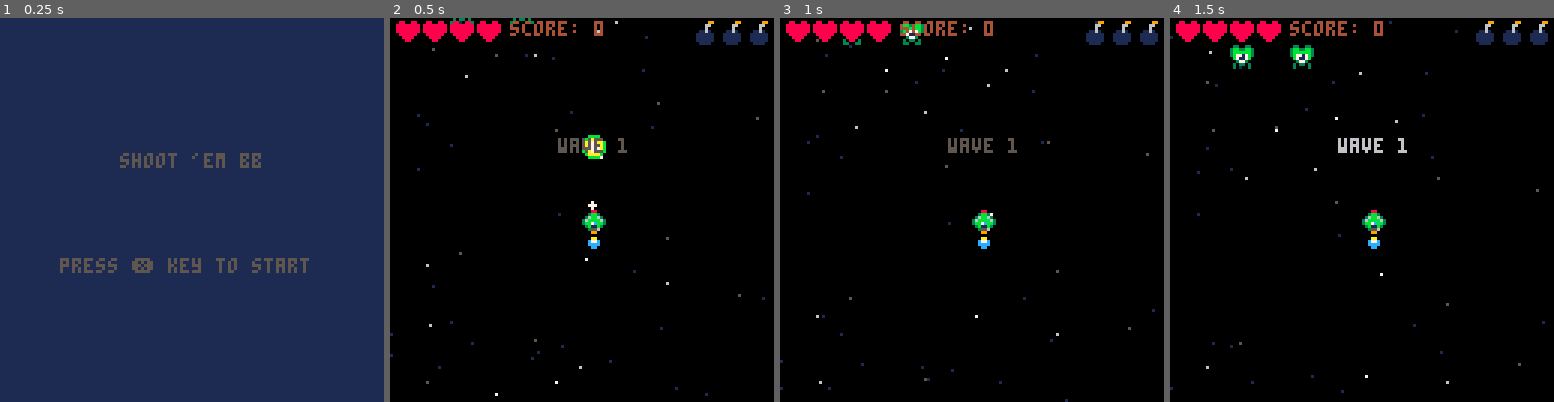
Above: before the commit, frames 1-4 (left to right).
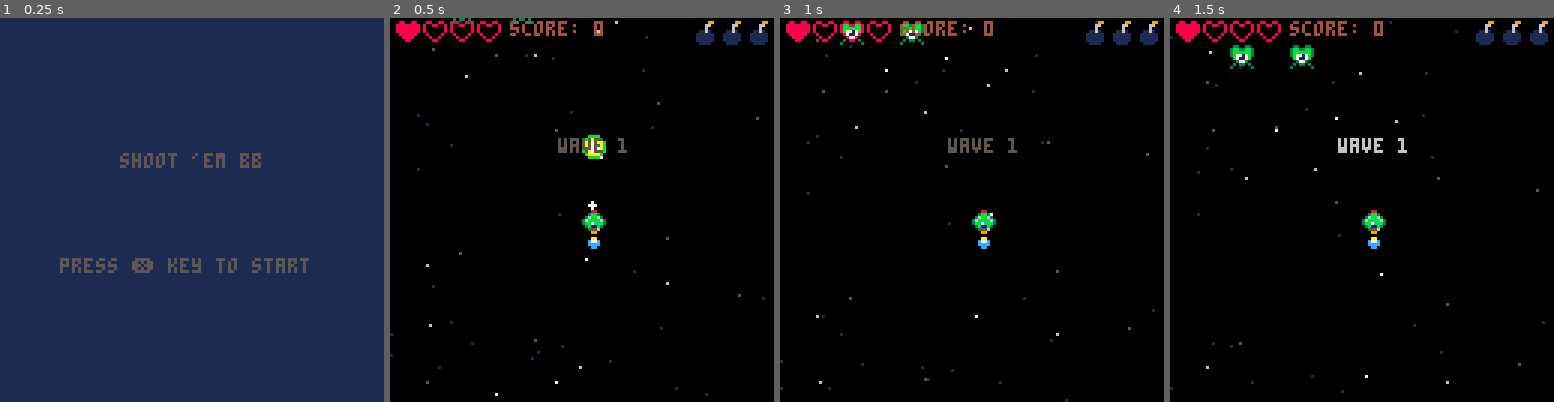
Above: after the commit, the same moments.

Repository: ata-o/shmup
Game: PICO-8 cartridge shmup.p8
The game is run twice, just before and just after one commit, with the same random seed, the same clock (stepped at 60 frames per second) and the same inputs.
Inputs:
- Up to frame 1 (0.25 s): no input
- Up to frame 2 (0.5 s): tap X (X key) at 0.33 s
- Up to frame 3 (1 s): tap O (Z key) at 0.7 s
- Up to frame 4 (1.5 s): tap X (X key) at 1.07 s

Frame 1 is identical in both runs. In frame 2, 0.4% of the frame differs, in the area x 9-29%, y 1-6%; in frame 3, 0.5%, in the area x 9-38%, y 1-8%; in frame 4, 0.5%.

Commit message:
add: enemy types, support different sprite sizes

Diff:
--- a/background.lua
+++ b/background.lua
@@ -29,7 +29,11 @@
 		--	line(star.x, star.y, star.x, star.y-2, star.col)
 		--end
 		pset(star.x, star.y, star.col)
+	end
+end
 
+function move_background()
+	for star in all(stars) do
 		if star.y >= 128 then
 			star.y = 0
 		end
--- a/bullets.lua
+++ b/bullets.lua
@@ -6,7 +6,9 @@
 			y=ship.y-5,
 			speed=5,
 			spr=32,
-			orient=i
+			orient=i,
+			sprw=1,
+			sprh=1
 		}
 		add(bullets, bul)
 	end
--- a/enemies.lua
+++ b/enemies.lua
@@ -5,14 +5,34 @@
 	 end
 end
 
-function spawn_enemy(x)
+function spawn_enemy(x, entype)
 	local myen={
 		x=x,
 		y=-8,
 		spr=21,
 		hp=5,
-		flash=0
+		flash=0,
+		ani={21,22,23,24},
+		aniframe=1,
+		sprw=1,
+		sprh=1
 	}
+
+	--red flame
+	if entype == 2 then
+		myen.spr = 148 --149
+		myen.ani={148,149}
+	end
+	if entype == 3 then
+		myen.spr = 184 --187
+		myen.ani={184,185,186,187}
+	end
+	if entype == 4 then
+		myen.spr = 208
+		myen.ani={208,210}
+		myen.sprw=2
+		myen.sprh=2
+	end
 	add(enemies, myen)
 end
 
@@ -25,7 +45,14 @@
 				pal(i,7)
 			end
 		end
-		draw_object(enem)
+
+		--animate
+		enem.aniframe += 0.4
+		enem.spr = enem.ani[flr(enem.aniframe)]
+		if flr(enem.aniframe) >= #enem.ani then
+			enem.aniframe = 1
+		end
+		draw_object(enem,sprw,sprh)
 		pal()
  	end
 end
@@ -33,10 +60,6 @@
 function move_enemies()
 	for enem in all(enemies) do
  		enem.y += 0.5
-		enem.spr += 0.4
-		if enem.spr >= 25 then
-			enem.spr = 21
-		end
 
 		if enem.y>128 then
 			del(enemies, enem)
@@ -46,7 +69,8 @@
 
 function spawn_wave(wave)
 	for i=1,2 do
-		spawn_enemy(rnd(120))
+		local entype = game.wave
+		spawn_enemy(rnd(120), entype)
 	end
 end
 
--- a/game_manager.lua
+++ b/game_manager.lua
@@ -52,7 +52,7 @@
 end
 
 function draw_object(obj)
-	spr(obj.spr, obj.x, obj.y)
+	spr(obj.spr, obj.x, obj.y, obj.sprw, obj.sprh)
 end
 
 function collide(a,b)
--- a/ship.lua
+++ b/ship.lua
@@ -24,6 +24,9 @@
 	ship.xceed = ship.speed
 	ship.yceed = ship.speed
 
+	ship.sprh=1
+	ship.sprw=1
+
 	screen={}
 	screen.high=120
 	screen.low=0
@@ -39,12 +42,14 @@
 
 function draw_ship()
 	--todo: use pal color flash when hit
-	if ship.invulnerable > 0 then
-		if sin(t/4) < 0.5 then
+	if game.life > 0 then
+		if ship.invulnerable > 0 then
+			if sin(t/4) < 0.5 then
+				draw_ship_sprites()
+			end
+		else
 			draw_ship_sprites()
 		end
-	else
-		draw_ship_sprites()
 	end
 end
 
@@ -68,6 +73,8 @@
 			sfx(2)
 			ship.invulnerable = 200
 			make_particle(ship.x+3, ship.y+3, true)
+			make_sparkle(ship.x+3, ship.y+3, 20, 12)
+			make_shwave(ship.x+3, ship.y+3, 2, 25, 7, 3.5)
 		end
 		if ship.invulnerable > 0 then
 			ship.invulnerable -= 1
@@ -173,34 +180,10 @@
 			y=ship.y-5,
 			speed=5,
 			spr=32,
-			orient=i
+			orient=i,
+			sprw=1,
+			sprh=1
 		}
 		add(bullets, bul)
 	end
 end
-
-function init_bullets()
-	bullets={}
-end
-
-function draw_bullets()
-	for bul in all(bullets) do
-		draw_object(bul)
- 	end
-end
-
-function move_bullets()
-	for bul in all(bullets) do
-		bul.y -= bul.speed
-		bul.x += bul.orient * (bul.speed/8)
-
-		bul.spr += 1
-		if bul.spr > 36 then
-			bul.spr = 32
-		end
-
- 		if bul.y < -8 or bul.x < -8 or bul.x > 127 then
-			del(bullets, bul)
-		end
- 	end
-end
--- a/shmup.p8
+++ b/shmup.p8
@@ -86,3 +86,79 @@
 
 
 
+…(45 lines of a section not shown)…
+__map__
+0000000000000000000008080000000000000000000000000000000000000000000000000000000000000000000000000000000000000000000000000000000000000000000000000000000000000000000000000000000000000000000000000000000000000000000000000000000000000000000000000000000000000000
+0000000000000000000008080000000000000000000000000000000000000000000000000000000000000000000000000000000000000000000000000000000000000000000000000000000000000000000000000000000000000000000000000000000000000000000000000000000000000000000000000000000000000000
+…(28 lines of a section not shown)…
--- a/stages.lua
+++ b/stages.lua
@@ -15,6 +15,7 @@
 		move_ship()
 		move_bullets()
 		move_enemies()
+		move_background()
 
 		check_ship_bounds()
 		check_bullet_collisions()
@@ -58,8 +59,8 @@
 end
 
 function draw_gameover()
-	cls(8)
-	print("game over!", 45, 45,6)
+	draw_game()
+	print("game over!", 47, 40, 8)
 	print("final score: ".. game.score, 30, 60, 6)
 	print("press ❎ key to restart", 20, 80, blink())
 
@@ -79,7 +80,7 @@
 end
 
 function draw_win()
-	cls(3)
+	draw_game()
 	print("congratulations!", 30, 45,6)
 	print("final score: " .. game.score, 30, 60, 6)
 	print("press any key to restart", 20, 80, blink())
@@ -102,7 +103,7 @@
 	game.stage="start"
 
 	game.score = 0
-	game.life = game.maxlife
+	game.life = 1
 	game.blinkt = 1
  	make_background()
 	make_ship()
Not shown, changed: 71 lines of the sprite sheet (__gfx__) section of shmup.p8
Not shown, changed: the music (__music__) section of shmup.p8
Not shown, changed: the sound effects (__sfx__) section of shmup.p8
